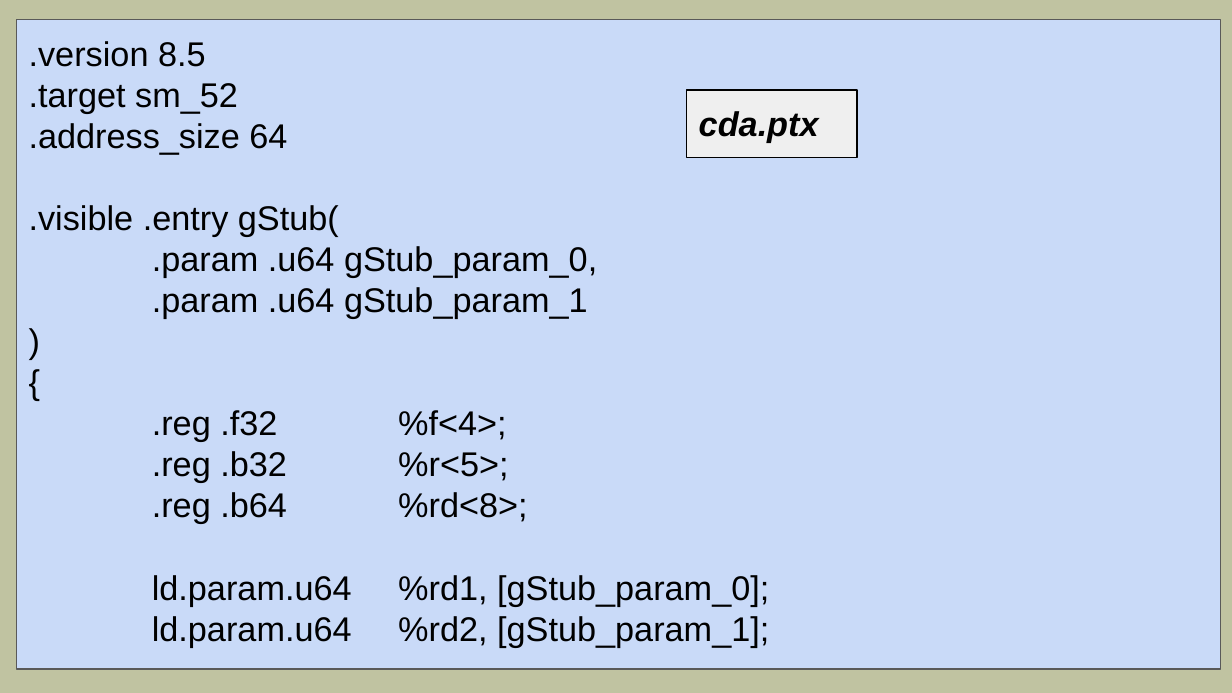
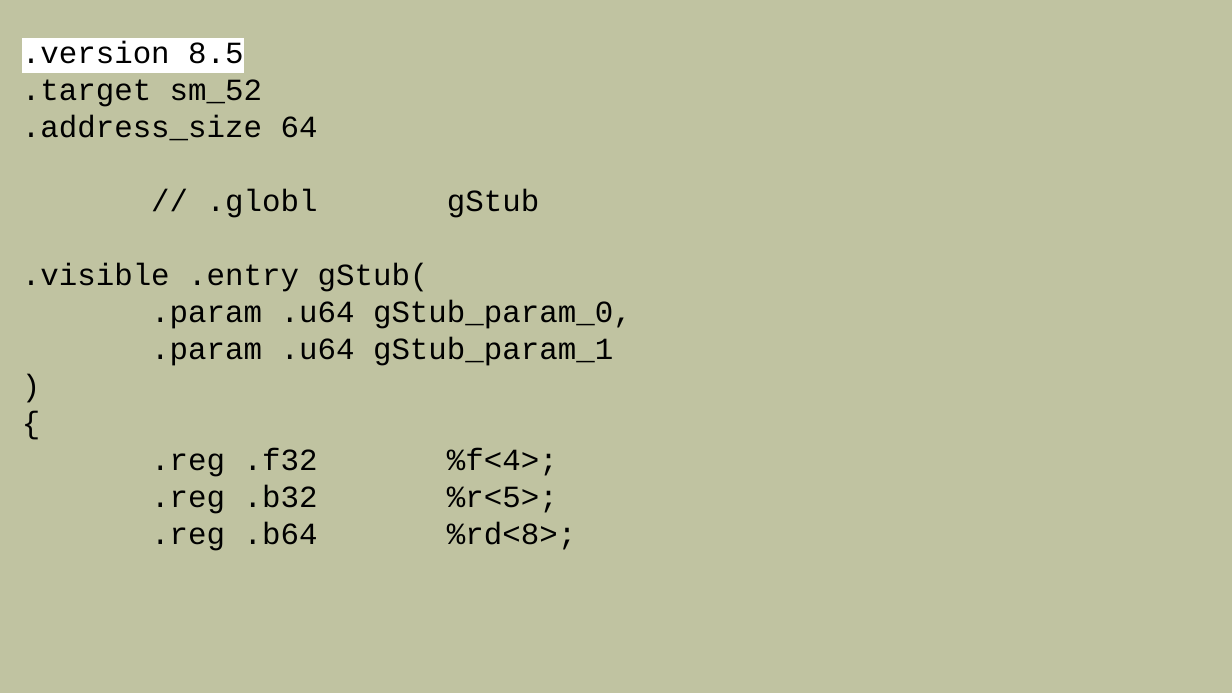
Before and after one commit to mlkv52/sibsutis_cuda_bachelors-2025, a slide deck: slide 25 of Лекции/pptx/Лекция8-ПГП-2025.pptx (slide 8 before the commit). Drawn at 1232x693 pixels with LibreOffice and Linux fonts; fonts in the diff are those of the drawing. Boxes give left, top, right and bottom in pixels: in the first picture for what was removed or moved away, otherwise in the second. Text is boxed around its words. In the diff, an @@ line names an element or a change of style, - is before the commit and + after.

```diff
--- a/Лекции/pptx/Лекция8-ПГП-2025.pptx
+++ b/Лекции/pptx/Лекция8-ПГП-2025.pptx
@@ text ".version 8.5": place and size @@
-text ".version 8.5" at bbox=[16, 20, 1221, 669]
+text ".version 8.5" at bbox=[22, 41, 632, 551]
@@ text ".version 8.5" at bbox=[22, 41, 632, 551]: fill #C9DAF8 to none; outline #595959 0.75 pt to none @@
@@ text at bbox=[22, 41, 632, 551]: size 20 to 18 pt, font Arial to Courier New; highlight none to #FFFFFF in ".version 8.5" @@
@@ rectangle removed at bbox=[686, 90, 856, 158] @@
-cda.ptx
@@ text at bbox=[207, 189, 539, 218]: paragraph added @@
+// .globl gStub
@@ text at bbox=[152, 575, 769, 647]: paragraphs removed @@
-ld.param.u64 %rd1, [gStub_param_0];
-ld.param.u64 %rd2, [gStub_param_1];
```
Also in this commit, not shown: 4 other slides changed, 26 slides added, 9 slides removed, 6 other files.
